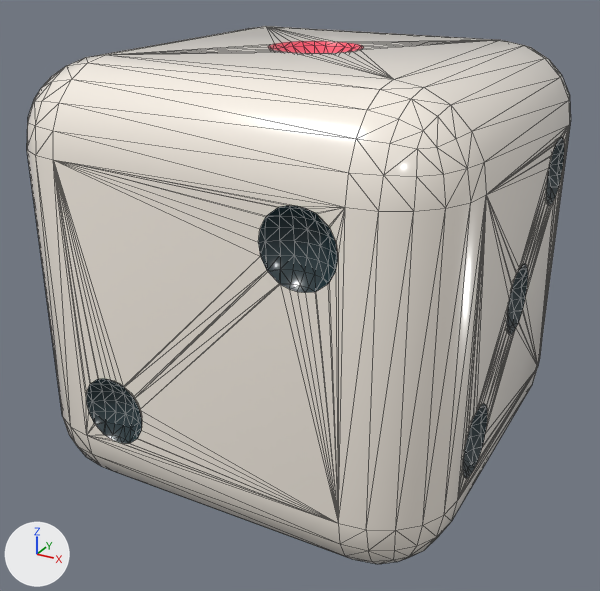
The glTF model apps/client/public/models/die.glb as it was, and as the next commit left it.
Camera for both pictures: a 50 mm camera at (0.442, -0.839, 0.367) aimed at (-0.007, -0.024, -0.041). Arrows for +X, +Y and +Z are at lower left; the lights stay in place. The first picture is the older version. Mesh edges are drawn as thin lines.

In view in the first picture: 'die'.
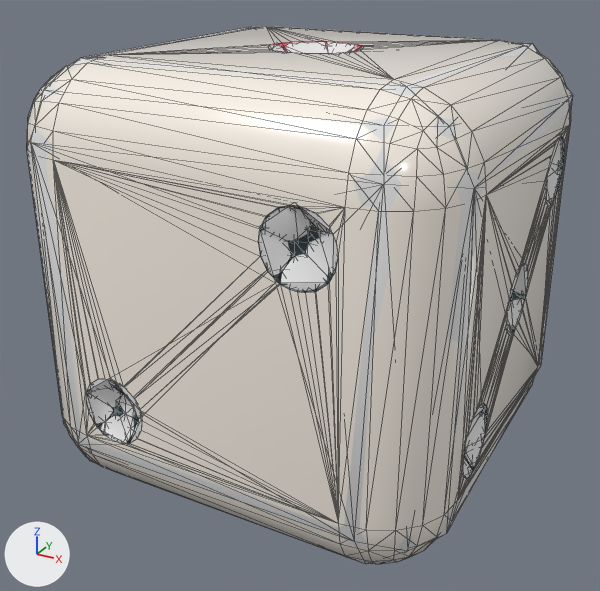
Location of each change, [x1, y1, x2, y2] in pixels of the pictures (600 x 591 px):
'shadow', added: after [31, 27, 573, 564]

The change, as a list of edits to the scene's bpy script:
```text
Add mat_shadow:
    mat_shadow = principled_material('Shadow')
    mat_shadow.base_color = (0.8, 0.8, 0.8)  # white #e7e7e7
Add me_shadow:
    me_shadow.from_pydata(...)  # 202 vertices, 400 faces; spans x -0.25..0.25, y -0.25..0.25, z -0.25..0.25
    me_shadow.materials.append(mat_shadow)  # white #e7e7e7
Add ob_shadow:
    ob_shadow = bpy.data.objects.new('shadow', me_shadow)
    ob_shadow.location = (0.0, 0.0, 0.0)
```
